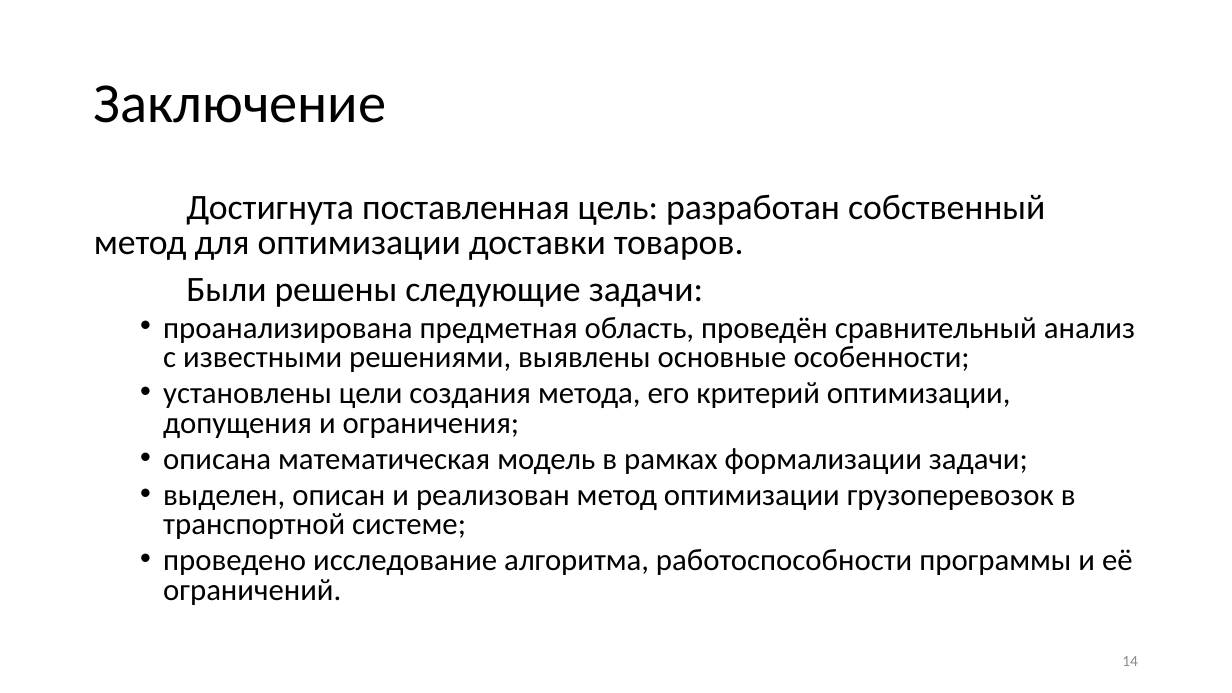
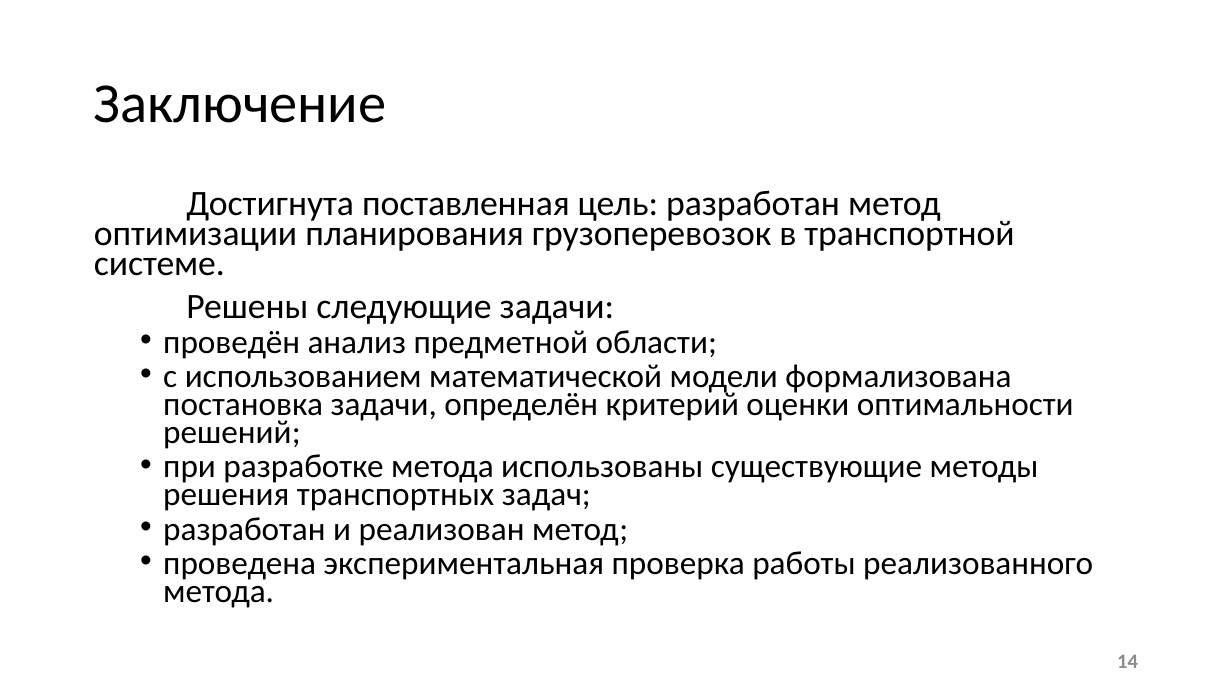
Before and after one commit to fairay/BachelorDiploma, a slide deck: slide 14 of presentation_wb.pptx. Drawn at 1232x693 pixels with LibreOffice and Linux fonts; fonts in the diff are those of the drawing. Boxes give left, top, right and bottom in pixels: in the first picture for what was removed or moved away, otherwise in the second. Text is boxed around its words. In the diff, an @@ line names an element or a change of style, - is before the commit and + after.

```diff
--- a/presentation_wb.pptx
+++ b/presentation_wb.pptx
@@ text at [94,190,1093,608]: text changed; size 24.1 to 25.9 pt @@
-Достигнута поставленная цель: разработан собственный метод для оптимизации доставки товаров.
-Были решены следующие задачи:
-  • проанализирована предметная область, проведён сравнительный анализ с известными решениями, выявлены основные особенности;
-  • установлены цели создания метода, его критерий оптимизации, допущения и ограничения;
-  • описана математическая модель в рамках формализации задачи;
-  • выделен, описан и реализован метод оптимизации грузоперевозок в транспортной системе;
-  • проведено исследование алгоритма, работоспособности программы и её ограничений.
+Достигнута поставленная цель: разработан метод оптимизации планирования грузоперевозок в транспортной системе.
+Решены следующие задачи:
+  • проведён анализ предметной области;
+  • с использованием математической модели формализована постановка задачи, определён критерий оценки оптимальности решений;
+  • при разработке метода использованы существующие методы решения транспортных задач;
+  • разработан и реализован метод;
+  • проведена экспериментальная проверка работы реализованного метода.
@@ page number at [1117,655,1138,668]: size 12 to 16 pt, bold on @@
```
Also in this commit, not shown: 7 other slides changed, 6 slides added, 6 slides removed, 14 other files.
